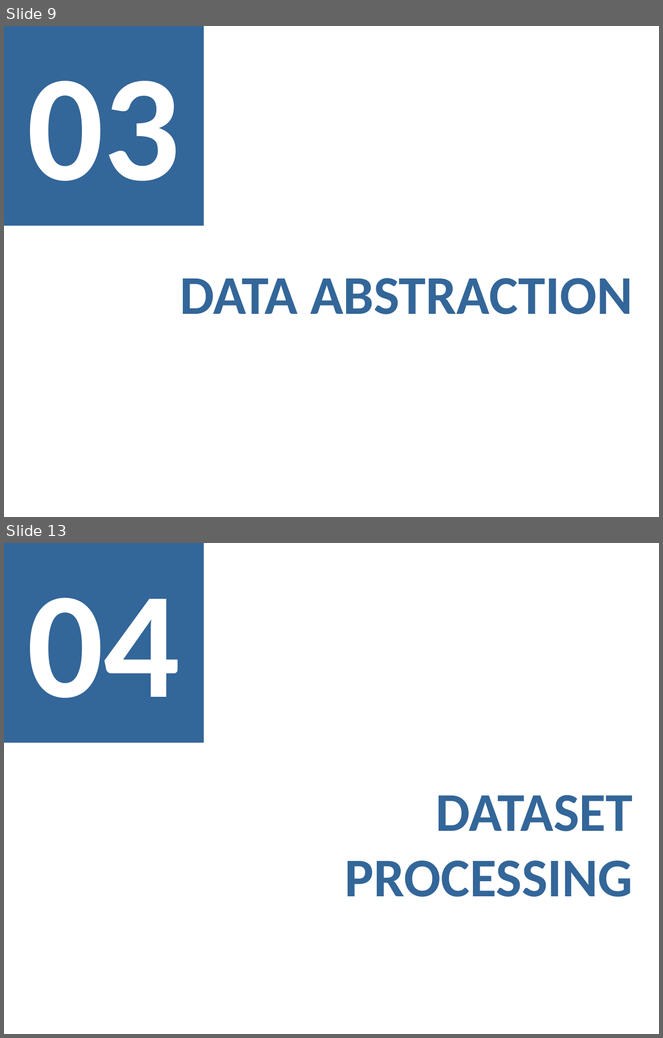
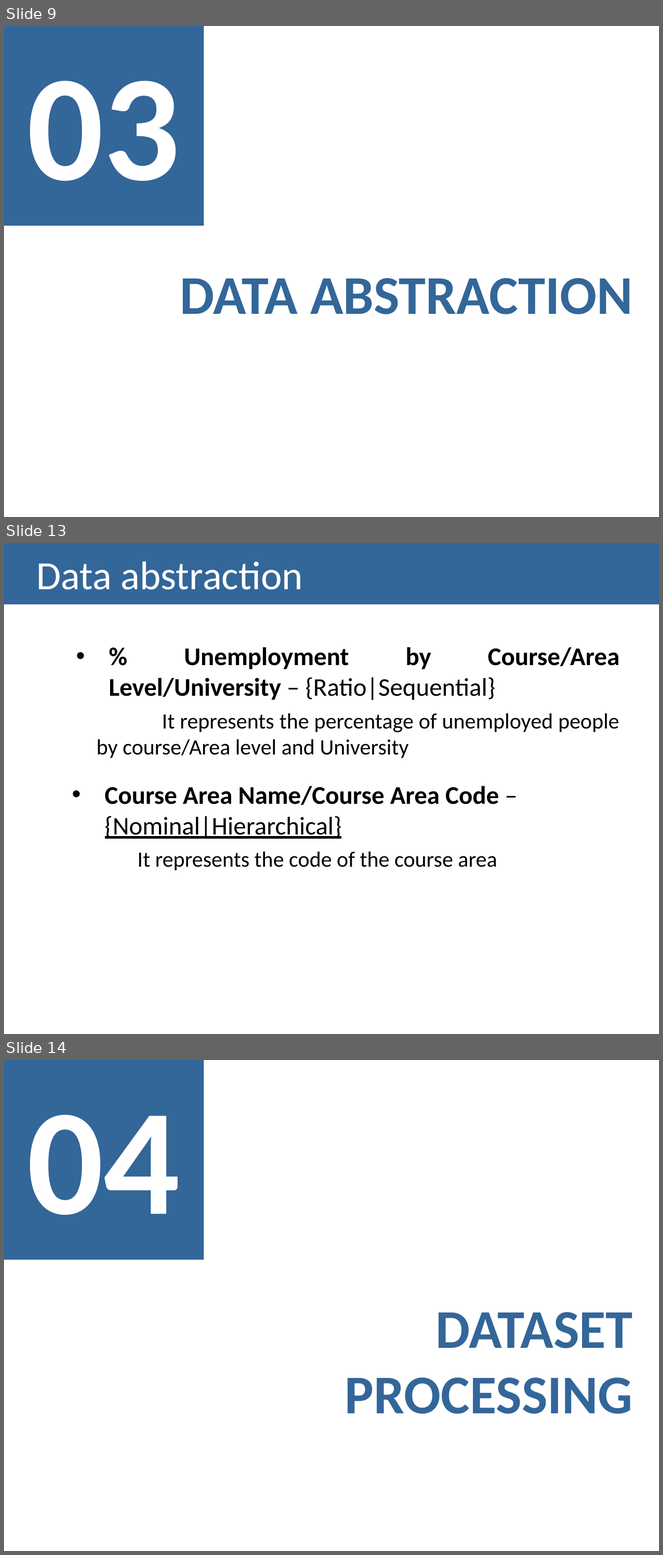
Before and after one commit to Strabox/Higher-Education-Unemployment-Portugal, a slide deck: II-Checkpoint/II-Checkpoint Presentation.pptx. Shown one above the other, each under a label of ours: slides 9 and 13 before the commit, slides 9, 13 and 14 after it; the slides between them are not shown. The pictures are 663x1038 and 663x1555 pixels, drawn with LibreOffice and Linux fonts; fonts in the diff are those of the drawing. Boxes give left, top, right and bottom in pixels: in the first picture for what was removed or moved away, otherwise in the second. Text is boxed around its words. In the diff, an @@ line names an element or a change of style, - is before the commit and + after.

```diff
--- a/II-Checkpoint/II-Checkpoint Presentation.pptx
+++ b/II-Checkpoint/II-Checkpoint Presentation.pptx
@@ slide 13 added at (4, 543, 659, 1034), background #FFFFFF @@
@@ title added at (4, 543, 659, 604), fill #336699, 44 pt, text #FFFFFF @@
+Data abstraction
@@ text added at (97, 647, 620, 871), 28 pt, text #000000 @@
+  • % Unemployment by Course/Area Level/University – {Ratio|Sequential}
+  It represents the percentage of unemployed people by course/Area level and University
+  • Course Area Name/Course Area Code – {Nominal|Hierarchical}
+  It represents the code of the course area
@@ what was slide 13 is now slide 14 @@
```
Also in this commit, not shown: 7 slides changed, 2 other slides added, 2 slides removed.
